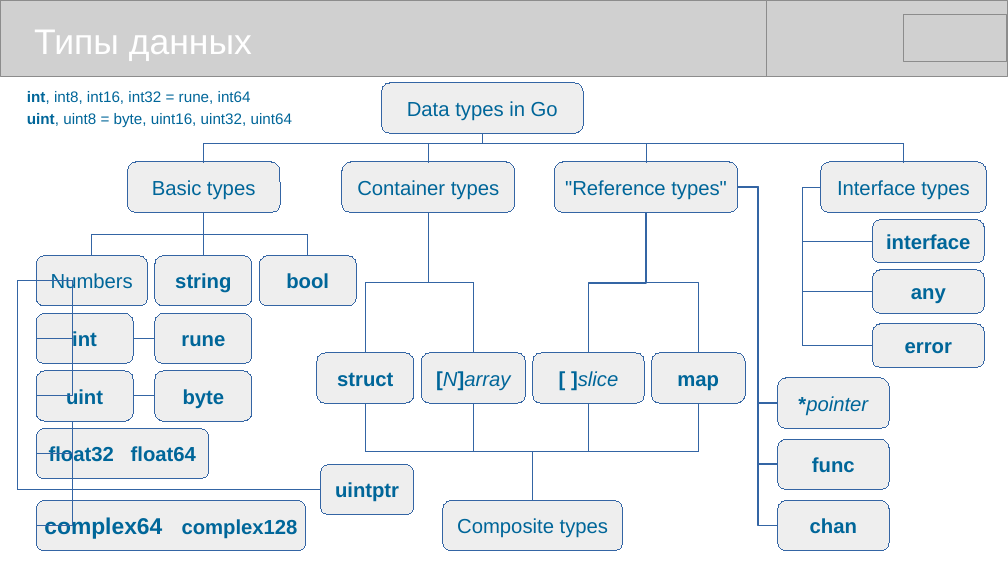
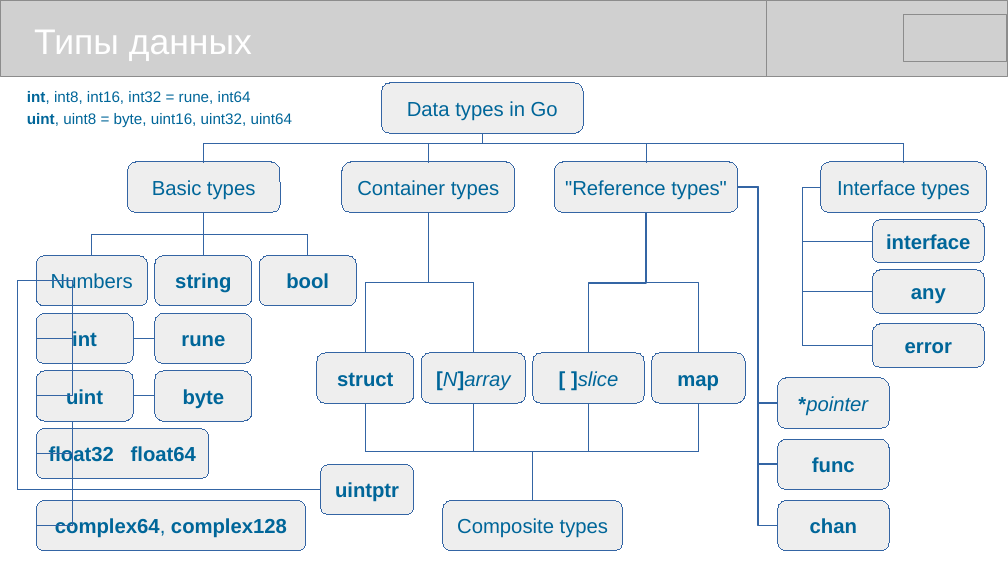
Before and after one commit to mike-shock/Go_language, a slide deck: slide 16 of Go_Preview.odp. Drawn at 1008x567 pixels with LibreOffice and Linux fonts; fonts in the diff are those of the drawing; grey boxes stand for pictures. Boxes give left, top, right and bottom in pixels: in the first picture for what was removed or moved away, otherwise in the second. Text is boxed around its words. In the diff, an @@ line names an element or a change of style, - is before the commit and + after.

```diff
--- a/Go_Preview.odp
+++ b/Go_Preview.odp
@@ text in rounded rectangle at <box>55,517,287,538</box>: text changed @@
-complex64 complex128
+complex64, complex128
```
Also in this commit, not shown: 12 other slides changed, 4 other files.
